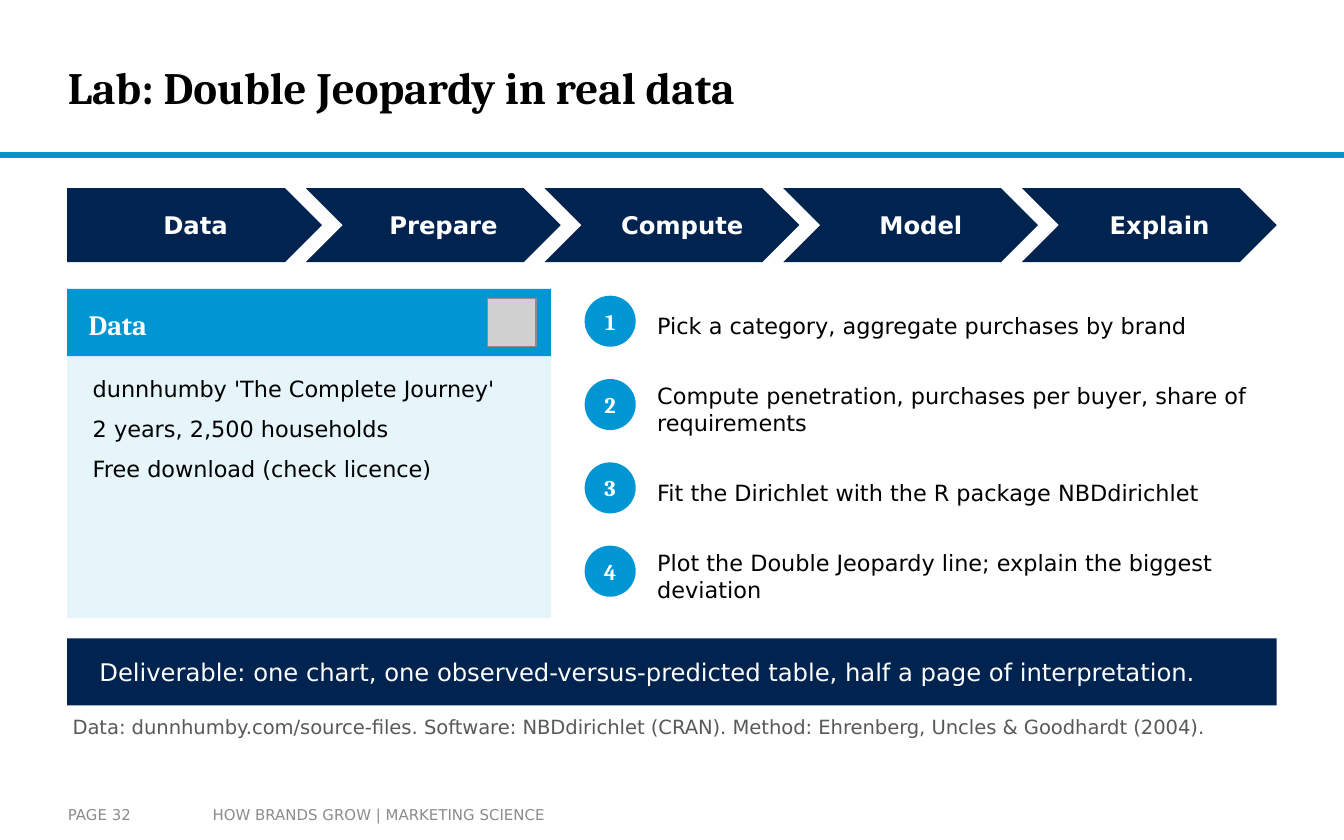
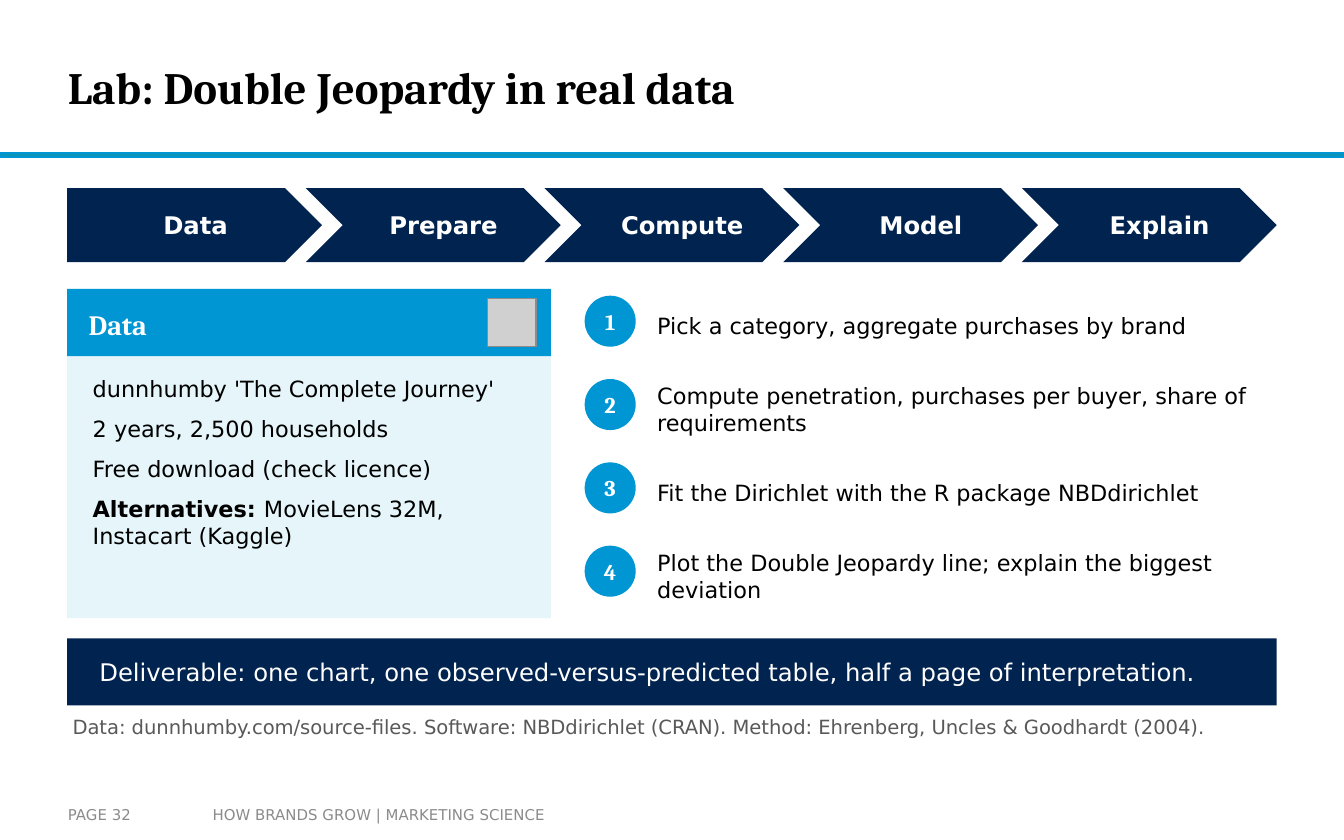
Before and after one commit to arnefloh-wu/international-marketing-analytics-teaching, a slide deck: slide 32 of slides/how-brands-grow_double-jeopardy-and-distinctiveness_WT26-27.pptx. Drawn at 1344x840 pixels with LibreOffice and Linux fonts; fonts in the diff are those of the drawing; grey boxes stand for pictures; background and template pictures are left out. Boxes give left, top, right and bottom in pixels: in the first picture for what was removed or moved away, otherwise in the second. Text is boxed around its words. In the diff, an @@ line names an element or a change of style, - is before the commit and + after.

```diff
--- a/slides/how-brands-grow_double-jeopardy-and-distinctiveness_WT26-27.pptx
+++ b/slides/how-brands-grow_double-jeopardy-and-distinctiveness_WT26-27.pptx
@@ text at [93,500,444,549]: paragraph added @@
+Alternatives: MovieLens 32M, Instacart (Kaggle)
```
Also in this commit, not shown: 2 other slides changed, 1 other file.
